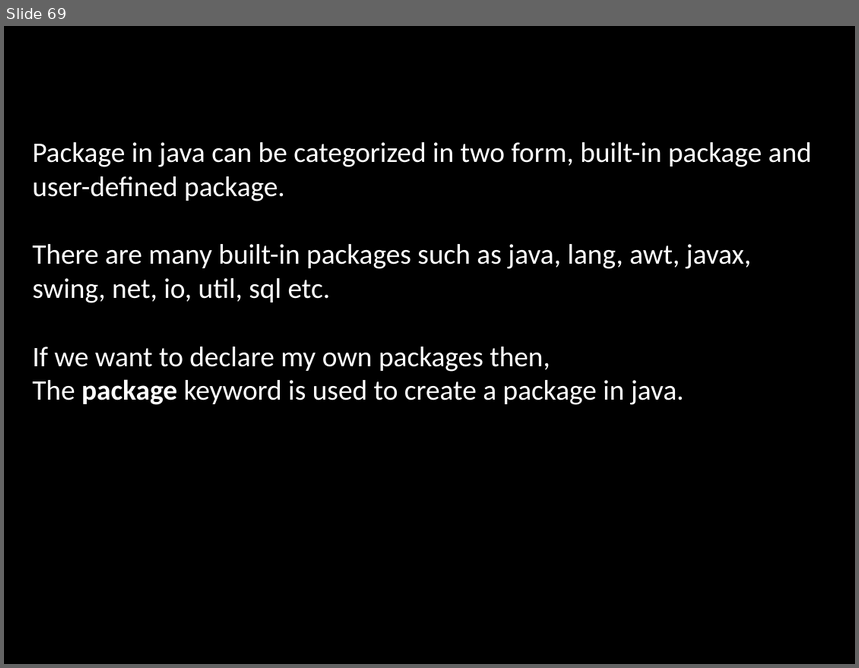
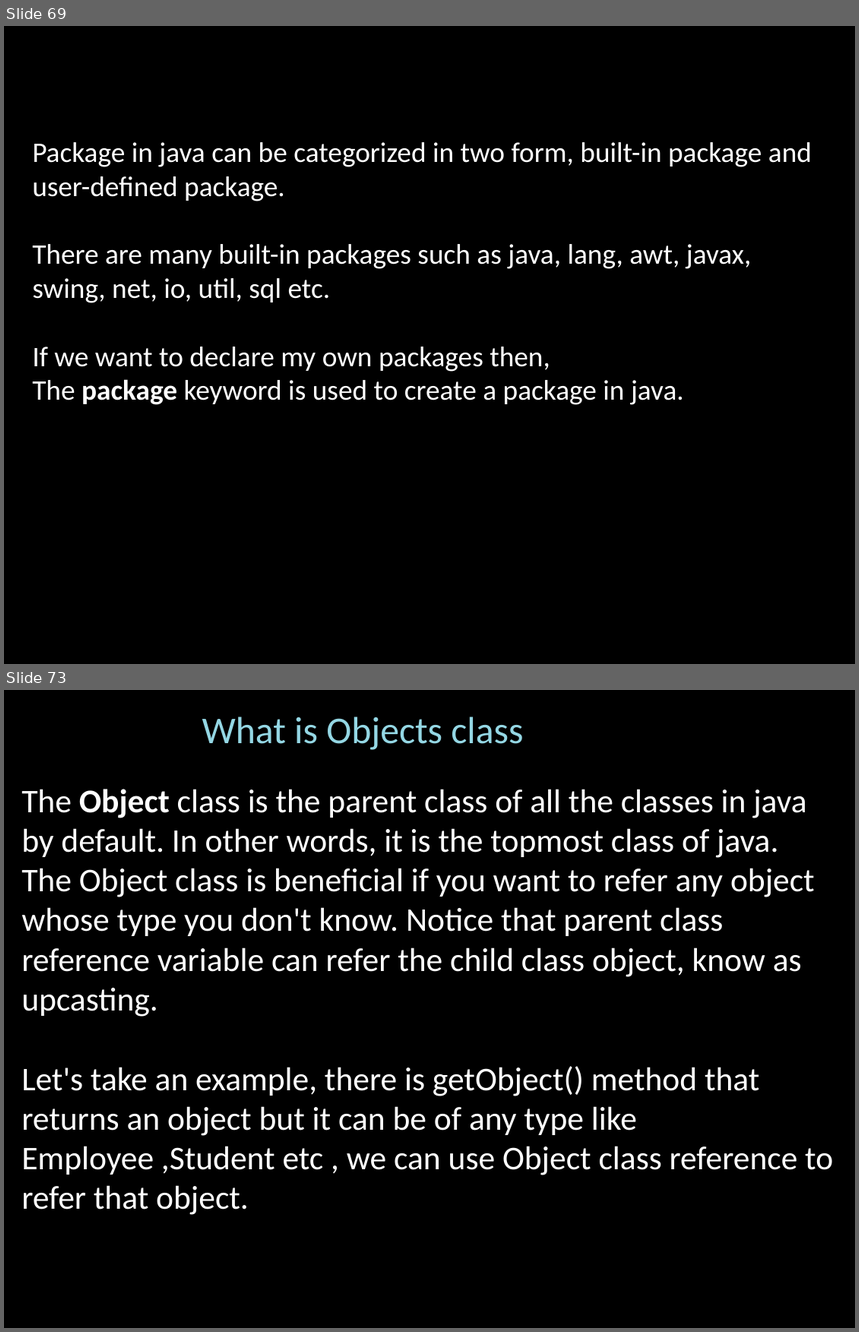
Before and after one commit to shubh1407/JavaTutorials, a slide deck: java_ppt.pptx. Shown one above the other, each under a label of ours: slide 69 before the commit, slides 69 and 73 after it; the slides between them are not shown. The pictures are 859x668 and 859x1332 pixels, drawn with LibreOffice and Linux fonts; fonts in the diff are those of the drawing; background and template pictures are left out. Boxes give left, top, right and bottom in pixels: in the first picture for what was removed or moved away, otherwise in the second. Text is boxed around its words. In the diff, an @@ line names an element or a change of style, - is before the commit and + after.

```diff
--- a/java_ppt.pptx
+++ b/java_ppt.pptx
@@ slide 73 added at box(4, 690, 855, 1328), background picture (left out) @@
@@ subtitle added at box(202, 717, 523, 750), 32 pt, text gradient #9FDBE7 to #94D7E4 to #BFE7EF to #FFFFFF @@
+What is Objects class
@@ text added at box(21, 789, 833, 1215), 28 pt, text #FFFFFF @@
+The Object class is the parent class of all the classes in java by default. In other words, it is the topmost class of java.
+The Object class is beneficial if you want to refer any object whose type you don't know. Notice that parent class reference variable can refer the child class object, know as upcasting.
+Let's take an example, there is getObject() method that returns an object but it can be of any type like Employee ,Student etc , we can use Object class reference to refer that object.
```
Also in this commit, not shown: 11 slides changed, 65 other slides added, 29 other files.
